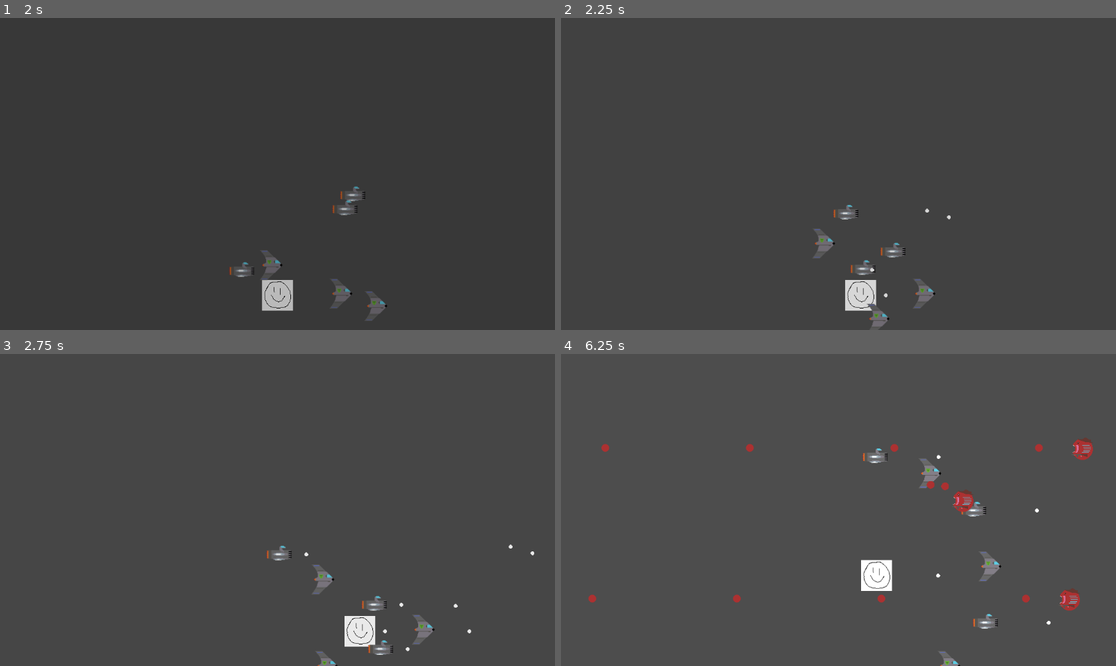
Above: before the commit, frames 1-4 (two rows, left to right).
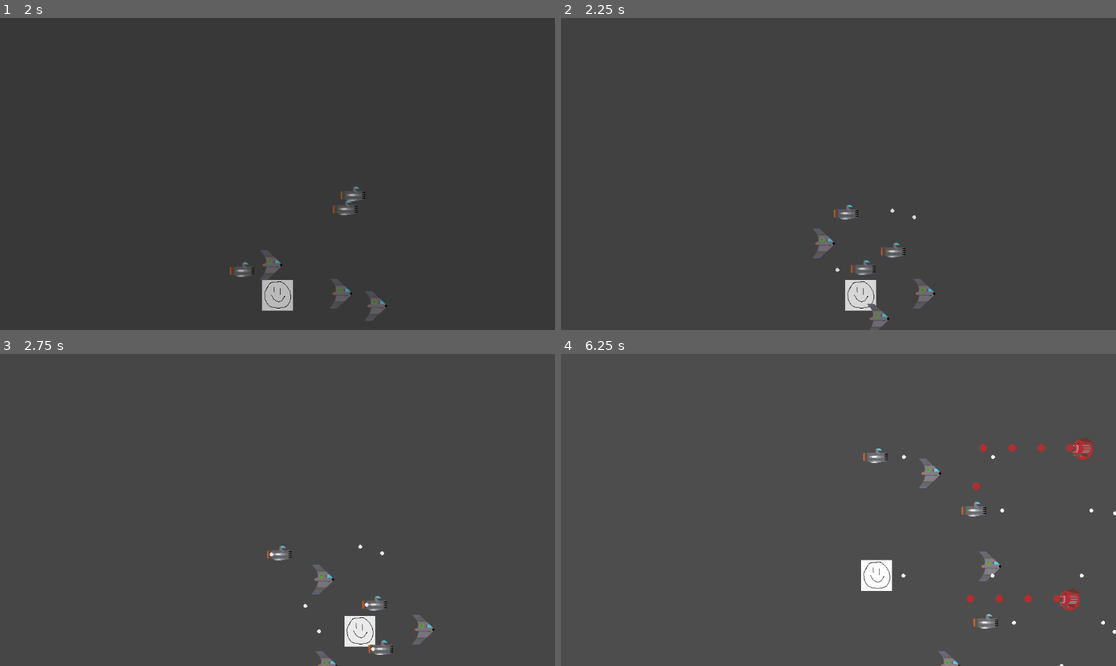
Above: after the commit, the same moments.

Repository: tfmertz/gamedevtv-jam-2026
Game: Godot game, scene res://scene/main.tscn
Same seed, same stepped clock (60 frames per second), same inputs: the game is played once before the commit and once after it.
Inputs:
- Up to frame 1 (2 s): click "START" at 0.5 s; click "START" at 1.25 s
- Up to frame 2 (2.25 s): tap Enter at 2 s; hold D (move_right) from 2.03 s (still down); tap 4 at 2.1 s
- Up to frame 3 (2.75 s): keep holding D (move_right); tap 5 at 2.3 s
- Up to frame 4 (6.25 s): release D (move_right) at 2.78 s; hold S (move_down) 2.78-3.53 s; tap 5 at 2.85, 3.8, 5.3, 5.85 s; tap 4 at 3.05, 4.55, 5.1, 6.05 s; tap Space at 3.5 s; hold D (move_right) 3.53-4.28 s; tap F (cycle_formation) at 3.6 s; hold W (move_up) 4.28-5.03 s; tap R (cycle_spacing) at 4.35 s; hold A (move_left) from 5.03 s (still down)

Frame 1 is identical in both runs. In frame 2, less than 0.1% of the frame differs, in the area x 49-71%, y 61-90%; in frame 3, 0.1%; in frame 4, 0.8%, in the area x 4-100%, y 28-100%.

Commit message:
Attempt to fix bullet collisions

Diff:
--- a/scene/bullet.gd
+++ b/scene/bullet.gd
@@ -1,17 +1,23 @@
-extends Area2D
+class_name Bullet extends Area2D
 
-var speed = 10
-enum type {PLAYER, ENEMY_1, ENEMY_2} #to be set on call by level
-var bullet_type = type
+
+# Cache node refs
+@onready var bullet_small_hitbox: CollisionShape2D = $bullet_small_hitbox
+@onready var bullet_large_hitbox: CollisionShape2D = $bullet_large_hitbox
+
+
+var speed = 2
+enum BulletType {PLAYER, ENEMY_1, ENEMY_2} #to be set on call by level
+var bullet_type: BulletType
 var bullet_direction = 1
-var enemy_z =12
-var player_z =11
+var enemy_z = 12
+var player_z = 11
 
 # Called when the node enters the scene tree for the first time.
 func _ready() -> void:
 	$despawn_timer.start()
-	$bullet_large_hitbox.disabled=true
-	$bullet_small_hitbox.disabled=true
+	bullet_large_hitbox.disabled=true
+	bullet_small_hitbox.disabled=true
 	#$bullet_sprite.hide()
 	rotation = PI/2
 
@@ -24,26 +30,26 @@
 func _on_despawn_timer_timeout() -> void:
 	queue_free()
 
-func set_bullet_type(new_type) -> void:
-	if new_type == "ENEMY_1":
-		bullet_type = type.ENEMY_1
-		$bullet_small_hitbox.disabled=false
+func set_bullet_type(new_type: BulletType) -> void:
+	if new_type == BulletType.ENEMY_1:
+		bullet_type = BulletType.ENEMY_1
+		bullet_small_hitbox.disabled=false
 		$bullet_sprite.play("enemy_1")
 		$bullet_sprite.show()
 		bullet_direction = -1
 		z_index=enemy_z
 
-	elif new_type == "ENEMY_2":
-		bullet_type = type.ENEMY_2
-		$bullet_large_hitbox.disabled=false
+	elif new_type == BulletType.ENEMY_2:
+		bullet_type = BulletType.ENEMY_2
+		bullet_large_hitbox.disabled=false
 		$bullet_sprite.play("enemy_2")
 		$bullet_sprite.show()
 		bullet_direction = -1
 		z_index=enemy_z
 
 	else:
-		bullet_type = type.PLAYER
-		$bullet_small_hitbox.disabled=false
+		bullet_type = BulletType.PLAYER
+		bullet_small_hitbox.disabled=false
 		$bullet_sprite.play("player")
 		$bullet_sprite.show()
 		bullet_direction = 1
--- a/src/enemy_ship_node.gd
+++ b/src/enemy_ship_node.gd
@@ -1,8 +1,12 @@
 extends Area2D
 
 @onready var bullet_scene : PackedScene = preload("res://scene/bullet.tscn")
+@onready var hitbox_enemy_bg: CollisionShape2D = $hitbox_enemy_bg
+@onready var hitbox_enemy_sm: CollisionShape2D = $hitbox_enemy_sm
+
 signal die
 signal fire
+
 var health: int
 var health_enemy_small = 1
 var health_enemy_big = 2
@@ -14,8 +18,8 @@
 var ship_type = EnemyType
 var enemy_z =12
 var player_z =11
-var wind_x = get_viewport_rect().size.x
-var wind_y = get_viewport_rect().size.y
+var wind_x: int
+var wind_y: int
 var rand_coutner = 3
 var sector_counter = 2
 var rand_mode = false
@@ -27,14 +31,13 @@
 	wind_y = get_window().size.y
 
 	$sprite.hide()
-	$hitbox_enemy_sm.disabled = true
-	$hitbox_enemy_bg.disabled = true
+	hitbox_enemy_sm.disabled = true
+	hitbox_enemy_bg.disabled = true
 	$rand_timer.stop()
 	target_location=position
+
 func _physics_process(delta: float) -> void:
-
 	flyto(target_location)
-
 
 func _process(delta: float) -> void:
 	pass
@@ -44,7 +47,7 @@
 func spawn_enemy_small() -> void: #spawns ship as gun ship, sets animation, health, hitbox
 	$sprite.play("enemy_small")
 	$sprite.show()
-	$hitbox_enemy_sm.disabled = false
+	hitbox_enemy_sm.disabled = false
 	$bullet_timer.start()
 	z_index=enemy_z
 	speed = speed_enemy
@@ -54,7 +57,7 @@
 func spawn_enemy_big() -> void: #spawns ship as gun ship, sets animation, health, hitbox
 	$sprite.play("enemy_big")
 	$sprite.show()
-	$hitbox_enemy_bg.disabled = false
+	hitbox_enemy_bg.disabled = false
 	$bullet_timer.start()
 	z_index=enemy_z
 	speed = speed_enemy
@@ -85,8 +88,8 @@
 
 func _on_area_entered(area: Area2D) -> void:
 	if area.z_index==player_z: #detecting if the body that entered is an player
-		health=health-1
-		if health==0:
+		health -= 1
+		if health <= 0:
 			die.emit(position, ship_type)
 			queue_free()
 
@@ -94,11 +97,13 @@
 func _on_timer_timeout() -> void:
 	var bullet = bullet_scene.instantiate()
 	bullet.position = position
+
+	get_tree().get_root().add_child(bullet)
+
 	if ship_type == EnemyType.ENEMY_SMALL:
-		bullet.set_bullet_type("ENEMY_1")
+		bullet.set_bullet_type(Bullet.BulletType.ENEMY_1)
 	elif ship_type == EnemyType.ENEMY_BIG:
-		bullet.set_bullet_type("ENEMY_2")
-	get_tree().get_root().add_child(bullet)
+		bullet.set_bullet_type(Bullet.BulletType.ENEMY_2)
 
 
 
--- a/src/player_group.gd
+++ b/src/player_group.gd
@@ -17,7 +17,7 @@
 var formation = FormationType.V
 var spacing = 1.0
 
-var screen_size = get_viewport_rect()
+var screen_size: Rect2
 
 # Called when the node enters the scene tree for the first time.
 func _ready() -> void:
--- a/src/ship_node.gd
+++ b/src/ship_node.gd
@@ -99,5 +99,5 @@
 	if ship_type != ShipType.SHIELD:
 		var bullet = bullet_scene.instantiate()
 		bullet.position = position
-		bullet.set_bullet_type("player")
 		get_tree().get_root().add_child(bullet)
+		bullet.set_bullet_type(Bullet.BulletType.PLAYER)
